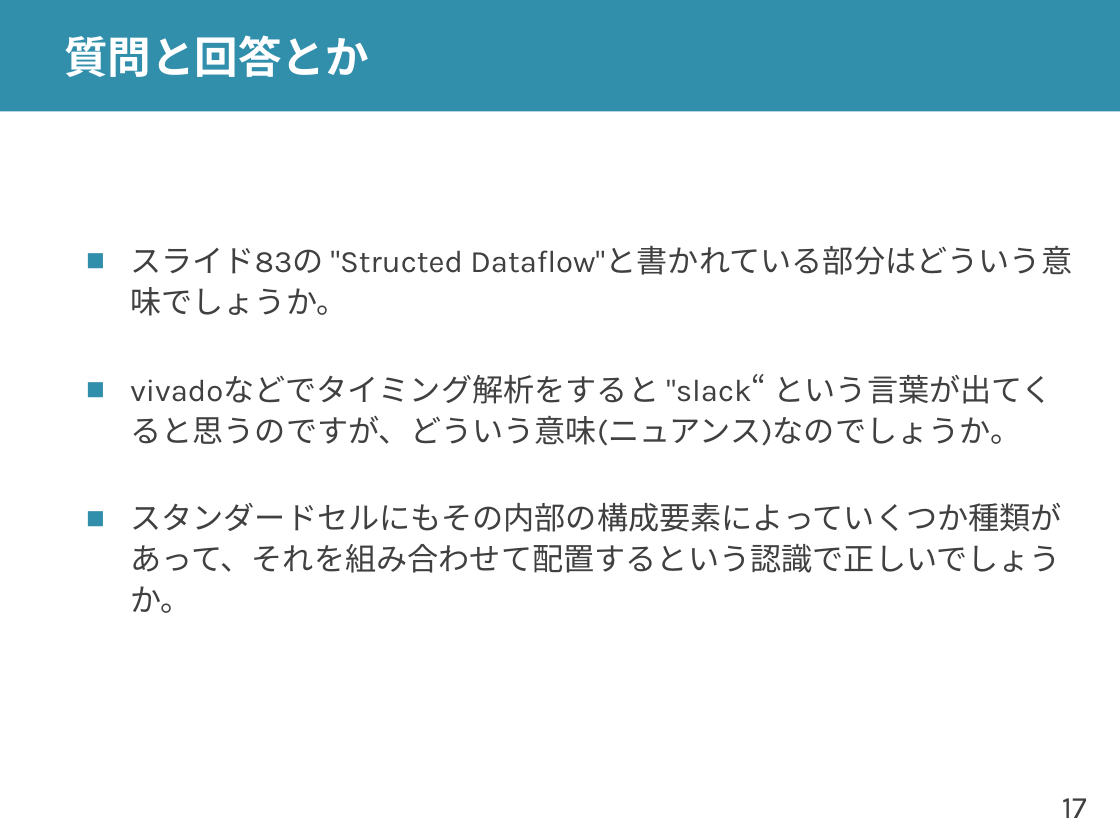
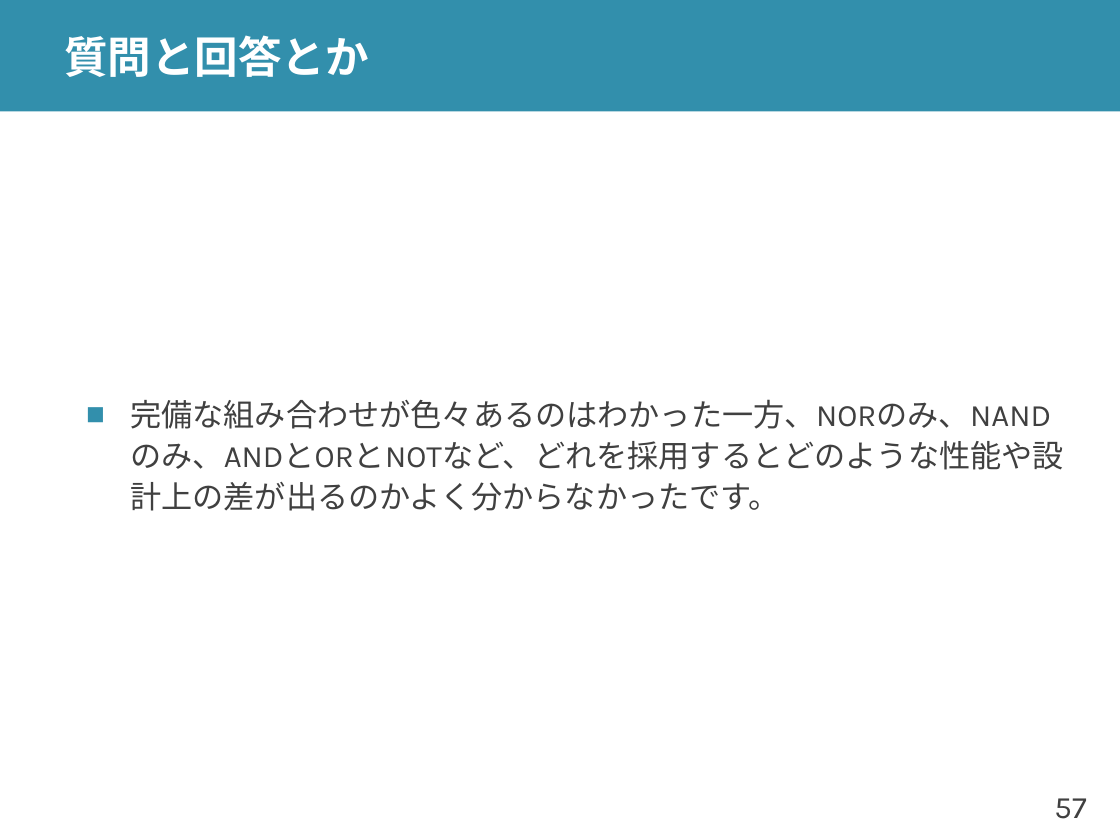
Before and after one commit to shioyadan/advanced-computer-organization, a slide deck: slide 57 of aco-shioya-03.pptx (slide 17 before the commit). Drawn at 1120x840 pixels with LibreOffice and Linux fonts; fonts in the diff are those of the drawing. Boxes give left, top, right and bottom in pixels: in the first picture for what was removed or moved away, otherwise in the second. Text is boxed around its words. In the diff, an @@ line names an element or a change of style, - is before the commit and + after.

```diff
--- a/aco-shioya-03.pptx
+++ b/aco-shioya-03.pptx
@@ text at (130,399,1064,511): text changed @@
-■ スライド83の "Structed Dataflow"と書かれている部分はどういう意味でしょうか。
-■ vivadoなどでタイミング解析をすると "slack“ という言葉が出てくると思うのですが、どういう意味(ニュアンス)なのでしょうか。
-■ スタンダードセルにもその内部の構成要素によっていくつか種類があって、それを組み合わせて配置するという認識で正しいでしょうか。
+■ 完備な組み合わせが色々あるのはわかった一方、NORのみ、NANDのみ、ANDとORとNOTなど、どれを採用するとどのような性能や設計上の差が出るのかよく分からなかったです。
@@ page number at (1054,798,1086,819): text changed @@
-17
+57
```
Also in this commit, not shown: 20 other slides changed, 3 slides added, 10 slides removed, 1 other file.
